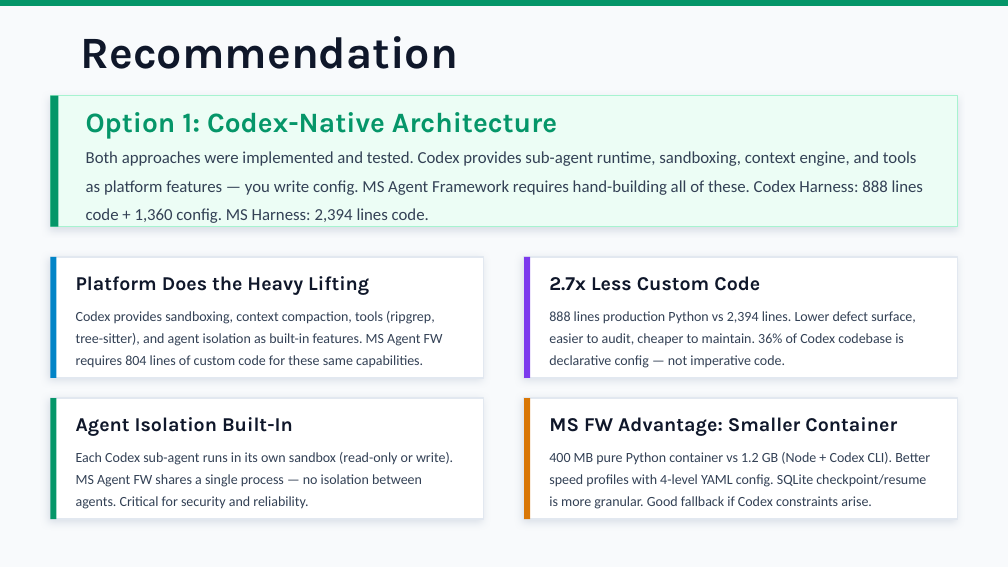
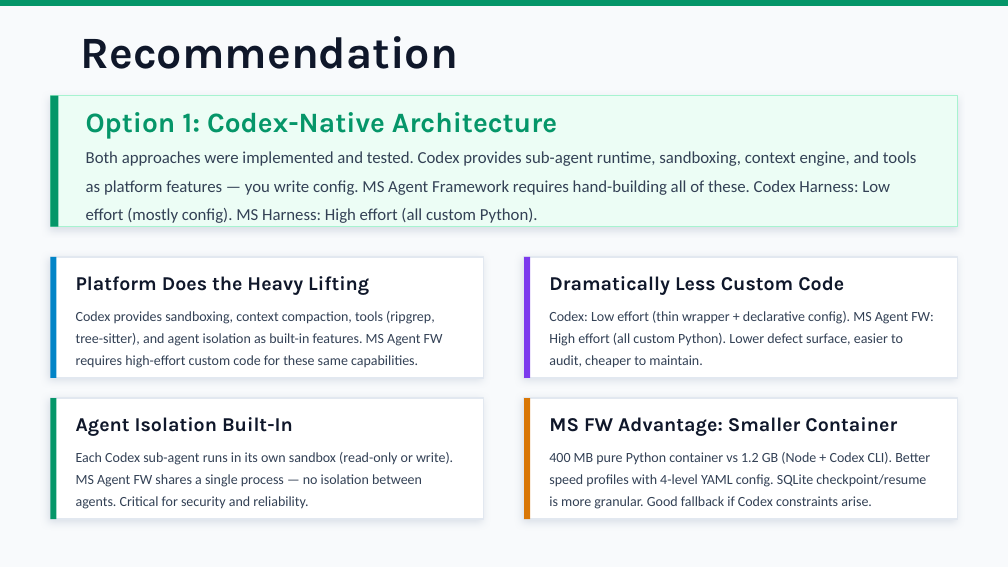
Before and after one commit to cwijayasundara/legacy_mod_maf_v1, a slide deck: slide 12 of Migration-Agent-Architecture-Options.pptx. Drawn at 1008x567 pixels with LibreOffice and Linux fonts; fonts in the diff are those of the drawing. Boxes give left, top, right and bottom in pixels: in the first picture for what was removed or moved away, otherwise in the second. Text is boxed around its words. In the diff, an @@ line names an element or a change of style, - is before the commit and + after.

```diff
--- a/Migration-Agent-Architecture-Options.pptx
+++ b/Migration-Agent-Architecture-Options.pptx
@@ text at <box>86,151,917,223</box>: text changed @@
-Both approaches were implemented and tested. Codex provides sub-agent runtime, sandboxing, context engine, and tools as platform features — you write config. MS Agent Framework requires hand-building all of these. Codex Harness: 888 lines code + 1,360 config. MS Harness: 2,394 lines code.
+Both approaches were implemented and tested. Codex provides sub-agent runtime, sandboxing, context engine, and tools as platform features — you write config. MS Agent Framework requires hand-building all of these. Codex Harness: Low effort (mostly config). MS Harness: High effort (all custom Python).
@@ text at <box>549,276,844,295</box>: text changed @@
-2.7x Less Custom Code
+Dramatically Less Custom Code
@@ text at <box>76,311,443,368</box>: text changed @@
-Codex provides sandboxing, context compaction, tools (ripgrep, tree-sitter), and agent isolation as built-in features. MS Agent FW requires 804 lines of custom code for these same capabilities.
+Codex provides sandboxing, context compaction, tools (ripgrep, tree-sitter), and agent isolation as built-in features. MS Agent FW requires high-effort custom code for these same capabilities.
@@ text at <box>549,311,934,368</box>: text changed @@
-888 lines production Python vs 2,394 lines. Lower defect surface, easier to audit, cheaper to maintain. 36% of Codex codebase is declarative config — not imperative code.
+Codex: Low effort (thin wrapper + declarative config). MS Agent FW: High effort (all custom Python). Lower defect surface, easier to audit, cheaper to maintain.
```
Also in this commit, not shown: 9 other slides changed, 1 other file.
